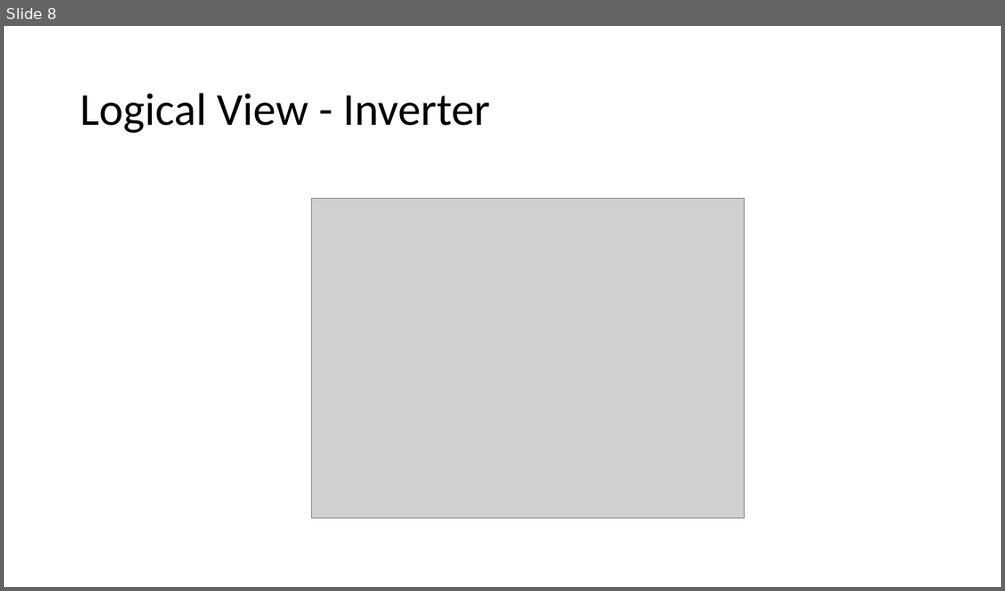
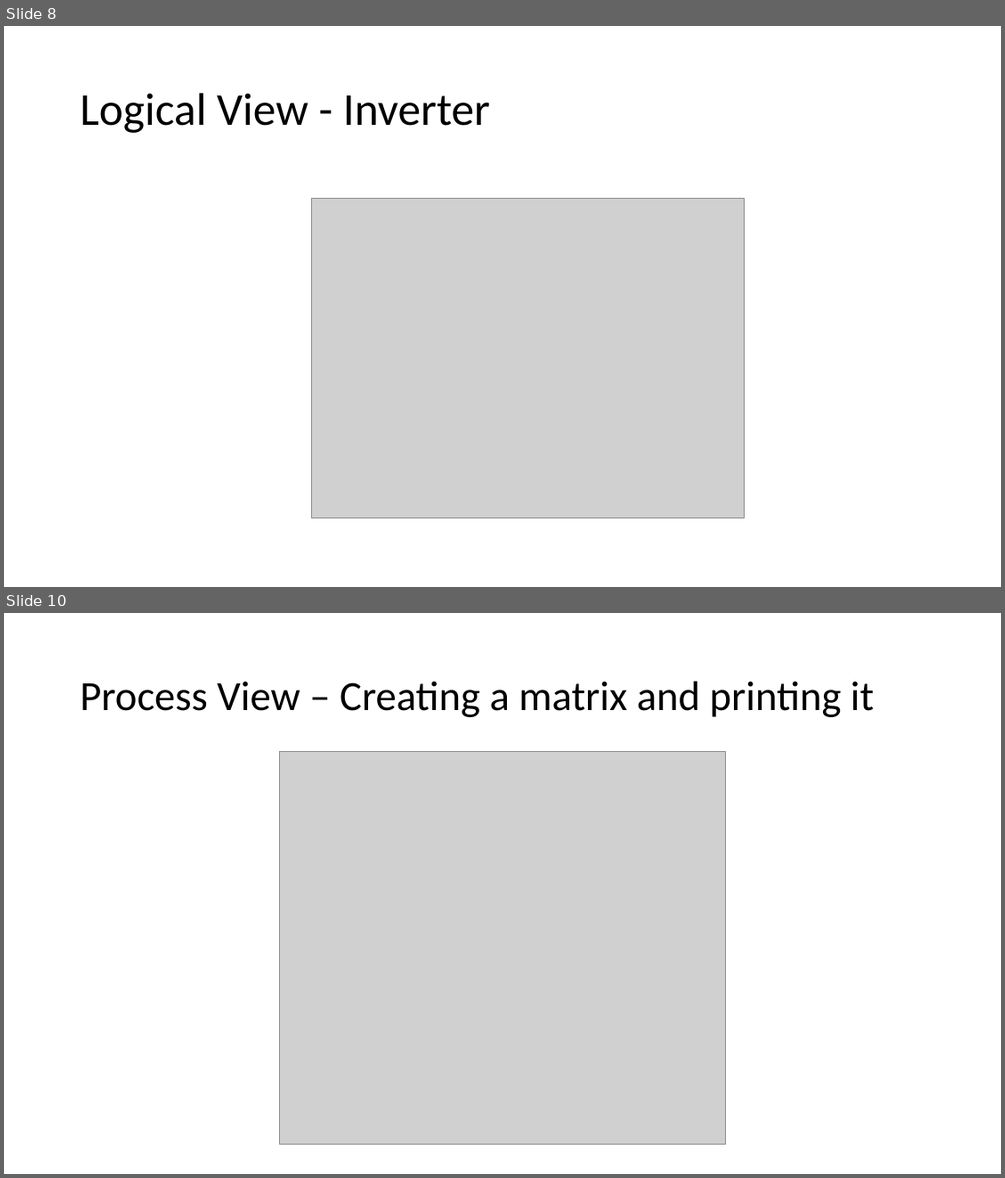
Before and after one commit to vkostyukov/la4j, a slide deck: ArchSW-docs/La4j.pptx. Shown one above the other, each under a label of ours: slide 8 before the commit, slides 8 and 10 after it; the slides between them are not shown. The pictures are 1005x591 and 1005x1178 pixels, drawn with LibreOffice and Linux fonts; fonts in the diff are those of the drawing; grey boxes stand for pictures. Boxes give left, top, right and bottom in pixels: in the first picture for what was removed or moved away, otherwise in the second. Text is boxed around its words. In the diff, an @@ line names an element or a change of style, - is before the commit and + after.

```diff
--- a/ArchSW-docs/La4j.pptx
+++ b/ArchSW-docs/La4j.pptx
@@ slide 10 added at [4,613,1001,1174], background #FFFFFF @@
@@ title added at [80,681,874,717], 40 pt, text #000000 @@
+Process View – Creating a matrix and printing it
@@ picture added at [279,751,726,1144] @@
```
Also in this commit, not shown: 10 other slides added.
